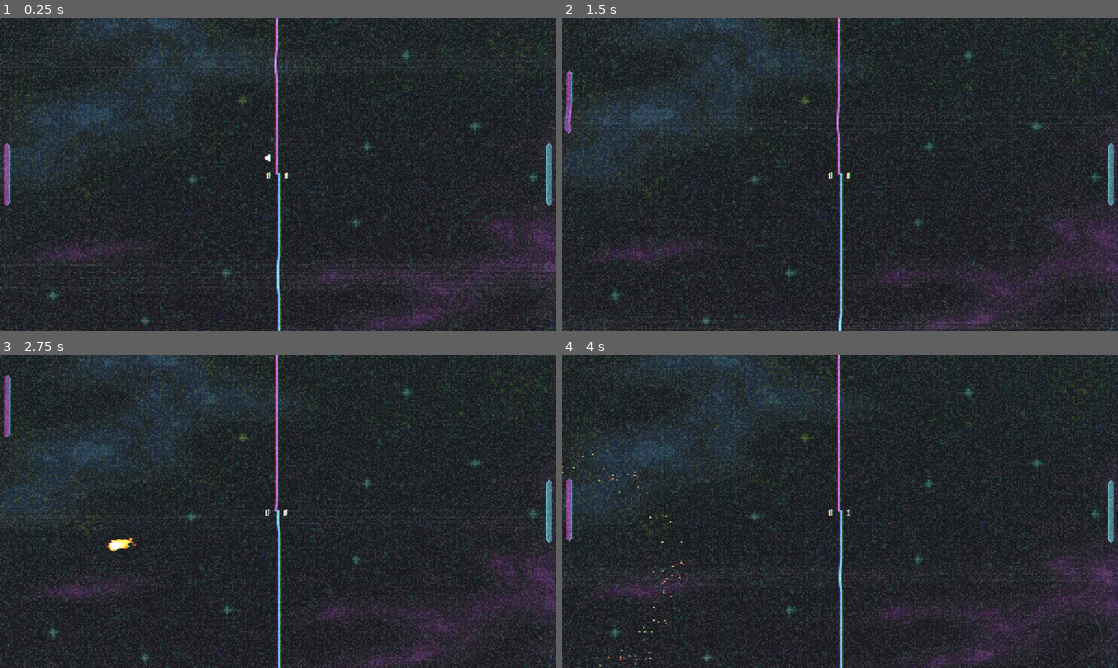
Above: before the commit, frames 1-4 (two rows, left to right).
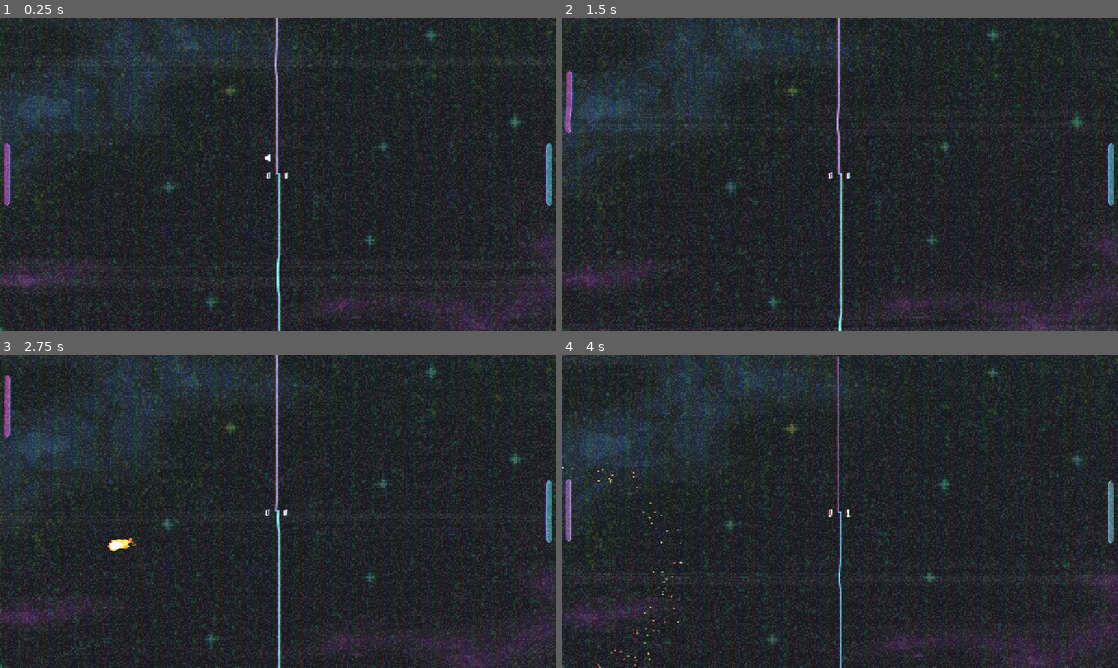
Above: after the commit, the same moments.

Repository: spookystevee/20-games-challenge
Game: Godot game, scene res://scenes/game.tscn
Two runs of this game, one before a commit and one after it. Both use one fixed random seed, a clock stepped at 60 frames per second and the inputs below.
Inputs:
- Up to frame 1 (0.25 s): no input
- Up to frame 2 (1.5 s): hold W (P1Up) 0.53-1.28 s; hold S (P1Down) from 1.28 s (still down)
- Up to frame 3 (2.75 s): release S (P1Down) at 2.03 s; hold W (P1Up) from 2.03 s (still down)
- Up to frame 4 (4 s): release W (P1Up) at 3.53 s; hold S (P1Down) from 3.53 s (still down)

The runs differ from the first frame. In frame 1, 25% of the frame differs, in the area x 0-100%, y 0-100%; in frame 2, 25%; in frame 3, 25%; in frame 4, 25%.

Commit message:
refactor: AI improvements | shaders/camera effects

Diff:
--- a/pong/project.godot
+++ b/pong/project.godot
@@ -27,21 +27,25 @@
 P1Up={
 "deadzone": 0.2,
 "events": [Object(InputEventKey,"resource_local_to_scene":false,"resource_name":"","device":-1,"window_id":0,"alt_press …(192 unchanged characters)…
+, Object(InputEventJoypadMotion,"resource_local_to_scene":false,"resource_name":"","device":-1,"axis":1,"axis_value":-1.0,"script":null)
 ]
 }
 P1Down={
 "deadzone": 0.2,
 "events": [Object(InputEventKey,"resource_local_to_scene":false,"resource_name":"","device":-1,"window_id":0,"alt_press …(192 unchanged characters)…
+, Object(InputEventJoypadMotion,"resource_local_to_scene":false,"resource_name":"","device":-1,"axis":1,"axis_value":1.0,"script":null)
 ]
 }
 P2Up={
 "deadzone": 0.2,
 "events": [Object(InputEventKey,"resource_local_to_scene":false,"resource_name":"","device":-1,"window_id":0,"alt_press …(195 unchanged characters)…
+, Object(InputEventJoypadMotion,"resource_local_to_scene":false,"resource_name":"","device":-1,"axis":3,"axis_value":-1.0,"script":null)
 ]
 }
 P2Down={
 "deadzone": 0.2,
 "events": [Object(InputEventKey,"resource_local_to_scene":false,"resource_name":"","device":-1,"window_id":0,"alt_press …(195 unchanged characters)…
+, Object(InputEventJoypadMotion,"resource_local_to_scene":false,"resource_name":"","device":-1,"axis":3,"axis_value":1.0,"script":null)
 ]
 }
 debug_respawn={
--- a/pong/scenes/ball.tscn
+++ b/pong/scenes/ball.tscn
@@ -467,7 +467,6 @@
 rotation = 1.5707964
 scale = Vector2(3.03, 3.03)
 sprite_frames = SubResource("SpriteFrames_88q0q")
-frame_progress = 0.32912377
 centered = false
 offset = Vector2(-5.57, -11.585)
 flip_h = true
--- a/pong/scenes/game.tscn
+++ b/pong/scenes/game.tscn
@@ -11,38 +11,15 @@
 [ext_resource type="Texture2D" uid="uid://dnv7bpnv1rada" path="res://sprites/Background_space.png" id="4_vtaks"]
 [ext_resource type="PackedScene" uid="uid://drvabgeoulocg" path="res://scenes/serve_indicator.tscn" id="6_u5sy4"]
 [ext_resource type="Texture2D" uid="uid://bbhndbmhdp214" path="res://sprites/PaddleP2.png" id="7_kvpfn"]
-[ext_resource type="Script" uid="uid://ctpa58jy6mxg3" path="res://scenes/serve_indicator.gd" id="7_u5sy4"]
-[ext_resource type="Shader" uid="uid://bwan7dfp2q2tk" path="res://shaders/CRT.gdshader" id="13_kvuet"]
+[ext_resource type="Script" uid="uid://ctpa58jy6mxg3" path="res://scripts/serve_indicator.gd" id="7_u5sy4"]
+[ext_resource type="Material" uid="uid://dqkwiq7l7anr0" path="res://shaders/CRT.tres" id="8_trtic"]
+[ext_resource type="Script" uid="uid://btsqlq5yymbjl" path="res://scripts/camerashake.gd" id="14_trtic"]
 
 [sub_resource type="RectangleShape2D" id="RectangleShape2D_mwb40"]
 size = Vector2(10, 730)
 
 [sub_resource type="RectangleShape2D" id="RectangleShape2D_80nbo"]
 size = Vector2(2, 1280)
-
-[sub_resource type="ShaderMaterial" id="ShaderMaterial_ir15t"]
-shader = ExtResource("13_kvuet")
-shader_parameter/overlay = true
-shader_parameter/scanlines_opacity = 0.04800000228
-shader_parameter/scanlines_width = 0.16800000798
-shader_parameter/grille_opacity = 0.1650000078375
-shader_parameter/resolution = Vector2(640, 360)
-shader_parameter/pixelate = false
-shader_parameter/roll = true
-shader_parameter/roll_speed = 1.5
-shader_parameter/roll_size = 10.000000475
-shader_parameter/roll_variation = 1.8
-shader_parameter/distort_intensity = 0.00400000019
-shader_parameter/noise_opacity = 0.04800000228
-shader_parameter/noise_speed = 5.0
-shader_parameter/static_noise_intensity = 0.1150000054625
-shader_parameter/aberration = 0.00500004773750006
-shader_parameter/brightness = 1.25
-shader_parameter/discolor = false
-shader_parameter/warp_amount = 0.0110000005225
-shader_parameter/clip_warp = false
-shader_parameter/vignette_intensity = -0.05
-shader_parameter/vignette_opacity = 0.5
 
 [sub_resource type="CanvasTexture" id="CanvasTexture_ca42v"]
 
@@ -108,17 +85,17 @@
 size_flags_horizontal = 3
 size_flags_vertical = 3
 
-[node name="ColorRect" type="TextureRect" parent="Control" unique_id=695913337]
+[node name="BG" type="TextureRect" parent="Control" unique_id=695913337]
 modulate = Color(0.601223, 0.601223, 0.60122293, 1)
 z_index = -1
 layout_mode = 1
 anchors_preset = 15
 anchor_right = 1.0
 anchor_bottom = 1.0
-offset_left = -99.83276
-offset_top = -56.0
-offset_right = 174.70752
-offset_bottom = 98.0
+offset_left = -280.0
+offset_top = -136.0
+offset_right = 351.0863
+offset_bottom = 218.0
 grow_horizontal = 2
 grow_vertical = 2
 texture = ExtResource("4_vtaks")
@@ -177,8 +154,9 @@
 texture = ExtResource("7_kvpfn")
 flip_h = true
 
-[node name="paddle_controller" parent="P2Paddle" index="3" unique_id=1659258040]
+[node name="paddle_controller" parent="P2Paddle" index="2" unique_id=1659258040]
 script = ExtResource("3_lbhrr")
+deadzoneScaling = Vector2(0.25, 0.5)
 
 [node name="Ball" parent="." unique_id=1672805614 instance=ExtResource("4_iywne")]
 unique_name_in_owner = true
@@ -191,11 +169,16 @@
 script = ExtResource("7_u5sy4")
 
 [node name="CRTEffect" type="Sprite2D" parent="." unique_id=1294295442]
-z_index = 2
-material = SubResource("ShaderMaterial_ir15t")
-position = Vector2(644.00006, 361.97375)
-scale = Vector2(1384, 769.42285)
+z_index = 3
+material = ExtResource("8_trtic")
+position = Vector2(672, 377.54007)
+scale = Vector2(1552.0001, 862.821)
 texture = SubResource("CanvasTexture_ca42v")
+
+[node name="Camera2D" type="Camera2D" parent="." unique_id=2020645252]
+unique_name_in_owner = true
+position = Vector2(640, 360)
+script = ExtResource("14_trtic")
 
 [editable path="P1Paddle"]
 [editable path="P2Paddle"]
--- a/pong/scenes/paddle.tscn
+++ b/pong/scenes/paddle.tscn
@@ -4,8 +4,6 @@
 [ext_resource type="Texture2D" uid="uid://7mhtaxel0t7x" path="res://sprites/PaddleP1.png" id="2_pacq5"]
 [ext_resource type="Script" uid="uid://cl2imbio1cgkr" path="res://scripts/player_controller.gd" id="2_y7wee"]
 [ext_resource type="AudioStream" uid="uid://clmjil5wns4yu" path="res://sounds/hit.mp3" id="3_mo4dg"]
-
-[sub_resource type="BoxMesh" id="BoxMesh_80nbo"]
 
 [sub_resource type="RectangleShape2D" id="RectangleShape2D_e2o6t"]
 size = Vector2(16, 148)
@@ -17,13 +15,7 @@
 [node name="Sprite2D" type="Sprite2D" parent="." unique_id=1463686368]
 texture = ExtResource("2_pacq5")
 
-[node name="MeshInstance2D" type="MeshInstance2D" parent="." unique_id=1805172146]
-visible = false
-scale = Vector2(16, 148)
-mesh = SubResource("BoxMesh_80nbo")
-
 [node name="CollisionShape2D" type="CollisionShape2D" parent="." unique_id=588940614]
-visible = false
 shape = SubResource("RectangleShape2D_e2o6t")
 
 [node name="paddle_controller" type="Node" parent="." unique_id=1659258040]
--- a/pong/scripts/ai_controller.gd
+++ b/pong/scripts/ai_controller.gd
@@ -1,32 +1,87 @@
 class_name AIController
 extends PaddleController
 
+#determine what side of the board we're on
+@onready var myside := 1 if paddle.global_position.x <  float(get_window().size.x) / 2 else 2
+
+# possible positions on the paddle
+enum PADDLEPOSITIONS {
+	TOP,
+	MIDDLE,
+	BOTTOM
+}
+
+@onready var paddleHeight = paddle.get_node("CollisionShape2D").shape.size.y
+# values for calculating the distance from each section of the paddle
+@onready var paddle_locations = {
+	PADDLEPOSITIONS.TOP: (-paddleHeight/2) + 15,
+	PADDLEPOSITIONS.MIDDLE: 0,
+	PADDLEPOSITIONS.BOTTOM: (paddleHeight/2) - 15
+}
+
+@onready var desiredHitLocation = PADDLEPOSITIONS.TOP
+
 # how far the ai is willing to be away from the ball before it is close enough
 var deadzone := 75.0
+var last_hit := false
+
+### x = lowend scaling, y = highend scaling, controls how close the AI will get the ball to its desiered position. Higher = dumber
+@export var deadzoneScaling := Vector2(.25, .5)
 
 @onready var ball: Ball = get_tree().get_first_node_in_group("ball")
 
+func _ready() -> void:
+	ball.paddle_hit.connect(_on_paddle_hit)
+	ball.ball_reset.connect(_on_reset)
+	ball.ball_serve.connect(_on_serve)
 
-func _process(_delta: float) -> void:
+
+func _physics_process(_delta: float) -> void:
 	AIbrain()
 
 func AIbrain() -> void:
 	if ball == null:
 		return
 
-	# Calculate the difference between the paddle and the ball
-	var diff = ball.global_position.y - paddle.global_position.y
-	# Randomly get a deadzone where the paddle will stop trying to follow the ball
-	# this lets the bot play a bit more unpredictably, and can make mistakes
-	deadzone = randf_range(25.0, 150.0)
+	var diff: float = ball.global_position.y - paddle.global_position.y + paddle_locations[desiredHitLocation]
 
-	# If the ball is within the deadzone, stop moving
+	# If the distance is within this range, we start braking.
+	var brake_margin = 10
+
 	if abs(diff) < deadzone:
-		# Random 1/3 chance to actually stop moving
-		if randi_range(0,2) == 1:
-			paddle.direction = 0
-	elif ball.velocity.x > 0:
-		# If the ball is moving towards the right, move up/down towards it
-		paddle.direction = sign(diff)
+		# if in deadzone, stop completely
+		paddle.direction = 0
+	elif not last_hit:
+		# this makes the paddle slow down as it reaches the deadzone edge so hopefully we get less jitter movement
+		# this does make it so the AI paddle uses a different speed than the player can technically
+		# but probably worth the sacrifice tbh
+		var smooth_dir = clamp(diff / brake_margin, -1.0, 1.0)
+		paddle.direction = smooth_dir
 	else:
 		paddle.direction = 0
+
+func _on_paddle_hit(pad: Paddle, _angle: int):
+	if pad != paddle:
+		last_hit = false
+		calculate_hit_variance()
+	else:
+		last_hit = true
+
+func calculate_hit_variance() -> void:
+	# decide where on the paddle we want to hit
+	desiredHitLocation = PADDLEPOSITIONS.values().pick_random()
+	# Randomly get a deadzone where the paddle will stop trying to follow the ball
+	# the bot will become more inaccurate as it continues its combo
+	# this lets the bot play a bit more unpredictably, and can make mistakes
+	var lowend = 10 * ((paddle.currentCombo + 1) * deadzoneScaling.x)
+	var highend = 10 * ((paddle.currentCombo + 1) * deadzoneScaling.y)
+	deadzone = randf_range(lowend, highend)
+
+func _on_reset(side: int):
+	if side == myside:
+		last_hit = false
+	else:
+		last_hit = true
+
+func _on_serve():
+	calculate_hit_variance()
--- a/pong/scripts/ball.gd
+++ b/pong/scripts/ball.gd
@@ -35,6 +35,7 @@
 # signals
 signal paddle_hit(paddle: Paddle, angle: int)
 signal ball_reset(side: int)
+signal ball_bounce
 signal ball_serve
 
 func _ready() -> void:
@@ -100,6 +101,7 @@
 			paddleBounce(obj)
 		else:
 			# Regular bounce for everything else
+			ball_bounce.emit()
 			velocity = velocity.bounce(col.get_normal()).normalized() * speed
 			bounce_sound.play()
 
--- /dev/null
+++ b/pong/scripts/camerashake.gd
@@ -0,0 +1,44 @@
+extends Camera2D
+
+# how fast the shake stops
+@export var shake_fade := 5.0
+var rng = RandomNumberGenerator.new()
+var noise = FastNoiseLite.new()
+
+var shake_strength := 0.0
+var noise_i : float = 0.0
+
+func _ready():
+	noise.seed = randi()
+	# higher = faster shake
+	noise.frequency = 0.5
+	%Ball.paddle_hit.connect(on_paddle_hit)
+	%Ball.ball_bounce.connect(on_bounce)
+	get_parent().P1Scored.connect(on_score)
+	get_parent().P2Scored.connect(on_score)
+
+func _process(delta):
+	if shake_strength > 0:
+		# reduce shake strength over time
+		shake_strength = lerp(shake_strength, 0.0, shake_fade * delta)
+
+		# Move the camera based on noise
+		offset = get_noise_offset(delta)
+
+func apply_shake(strength: float):
+	shake_strength = strength
+
+func get_noise_offset(delta: float) -> Vector2:
+	# controls how fast we move through the noise map
+	noise_i += delta * 30
+	return Vector2(
+		noise.get_noise_2d(1, noise_i) * shake_strength,
+		noise.get_noise_2d(100, noise_i) * shake_strength
+	)
+
+func on_paddle_hit(_p: Paddle, _a: float):
+	apply_shake(5)
+func on_score():
+	apply_shake(250)
+func on_bounce():
+	apply_shake(7)
--- /dev/null
+++ b/pong/shaders/CRT.tres
@@ -0,0 +1,27 @@
+[gd_resource type="ShaderMaterial" format=3 uid="uid://dqkwiq7l7anr0"]
+
+[ext_resource type="Shader" uid="uid://bwan7dfp2q2tk" path="res://shaders/CRT.gdshader" id="1_t81mj"]
+
+[resource]
+shader = ExtResource("1_t81mj")
+shader_parameter/overlay = true
+shader_parameter/scanlines_opacity = 0.04800000228
+shader_parameter/scanlines_width = 0.16800000798
+shader_parameter/grille_opacity = 0.1650000078375
+shader_parameter/resolution = Vector2(640, 360)
+shader_parameter/pixelate = false
+shader_parameter/roll = true
+shader_parameter/roll_speed = 1.5
+shader_parameter/roll_size = 10.000000475
+shader_parameter/roll_variation = 1.8
+shader_parameter/distort_intensity = 0.00400000019
+shader_parameter/noise_opacity = 0.04800000228
+shader_parameter/noise_speed = 5.0
+shader_parameter/static_noise_intensity = 0.1150000054625
+shader_parameter/aberration = 0.00500004773750006
+shader_parameter/brightness = 1.25
+shader_parameter/discolor = false
+shader_parameter/warp_amount = 0.0110000005225
+shader_parameter/clip_warp = false
+shader_parameter/vignette_intensity = -0.05
+shader_parameter/vignette_opacity = 0.5
Not shown, added: pong/scripts/camerashake.gd.uid
Renamed: pong/scenes/serve_indicator.gd -> pong/scripts/serve_indicator.gd
Renamed: pong/scenes/serve_indicator.gd.uid -> pong/scripts/serve_indicator.gd.uid
